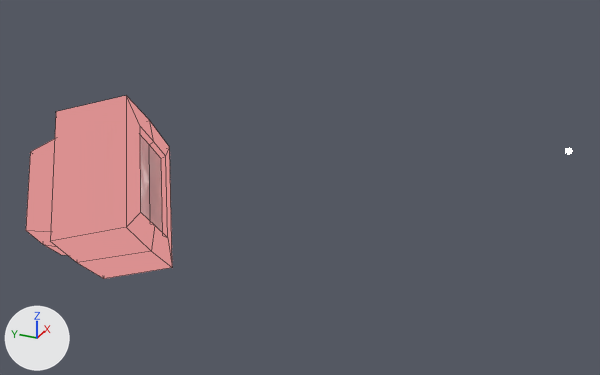
The Blender file produccion/sets/set1.blend, before and after one commit.
Both versions are drawn from a 50 mm camera at (1.652, -2.665, 0.928) aimed at (4.185, -1.525, -0.338). Every picture has the same lights, and +X, +Y and +Z are marked at lower left. Mesh edges are drawn as thin lines on the coarser meshes.

The scene before the commit, as lines of its bpy script (objects in view):
```python
ob_tv_003 = bpy.data.objects.new('TV.003', me_cube_003)
ob_tv_003.location = (3.521, -1.181, -0.141)
ob_tv_003.rotation_euler = (-0.312, -0.683, 0.539)  # degrees (-18, -39, 31)
```
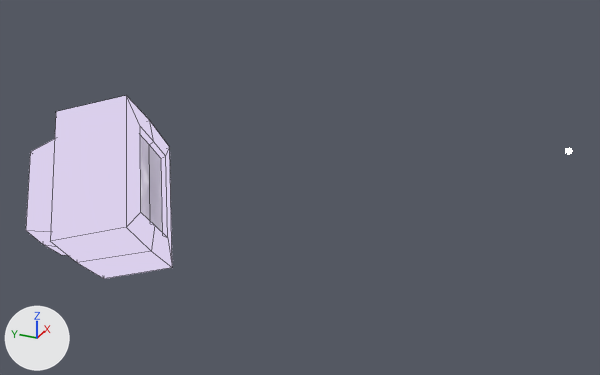
Changed parts and their boxes (x1, y1, x2, y2) in the pictures (600 x 375 px):
'TV.003', recoloured: (26, 95, 172, 279) in both

Edits to the bpy script that builds the scene:
```text
Change mat_material_002:
    remove # colours: black #000000, black #393939, dark grey #4f4f4f, dark grey #646464, grey #7f7f7f, grey #909090, grey #a8a8a8, light grey #d9d9d9
    colours: light grey #dadada, black #000000, dark grey #636363, grey #898989, grey #a5a5a5, grey #bcbcbc, light grey #cfcfcf, light grey #e1e1e1
```
